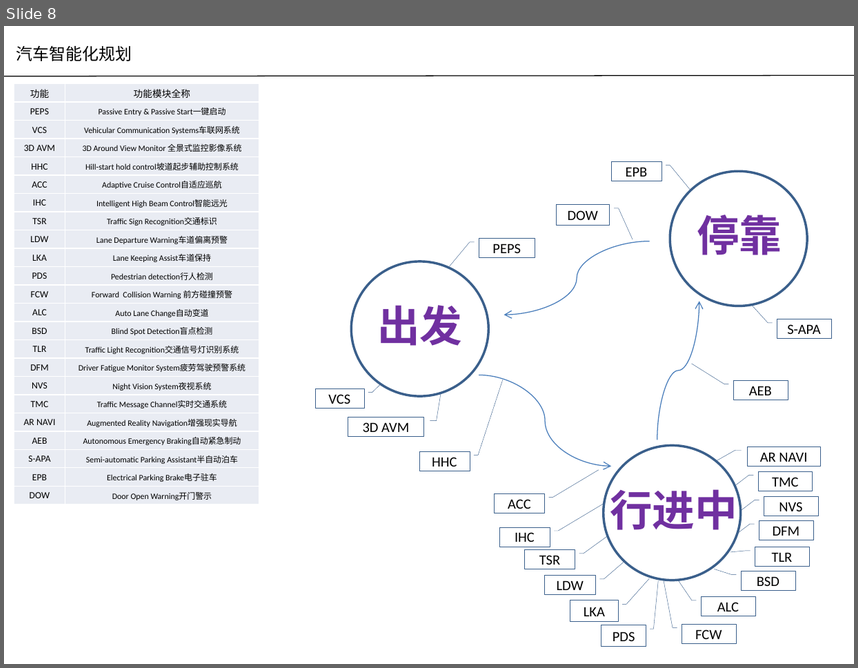
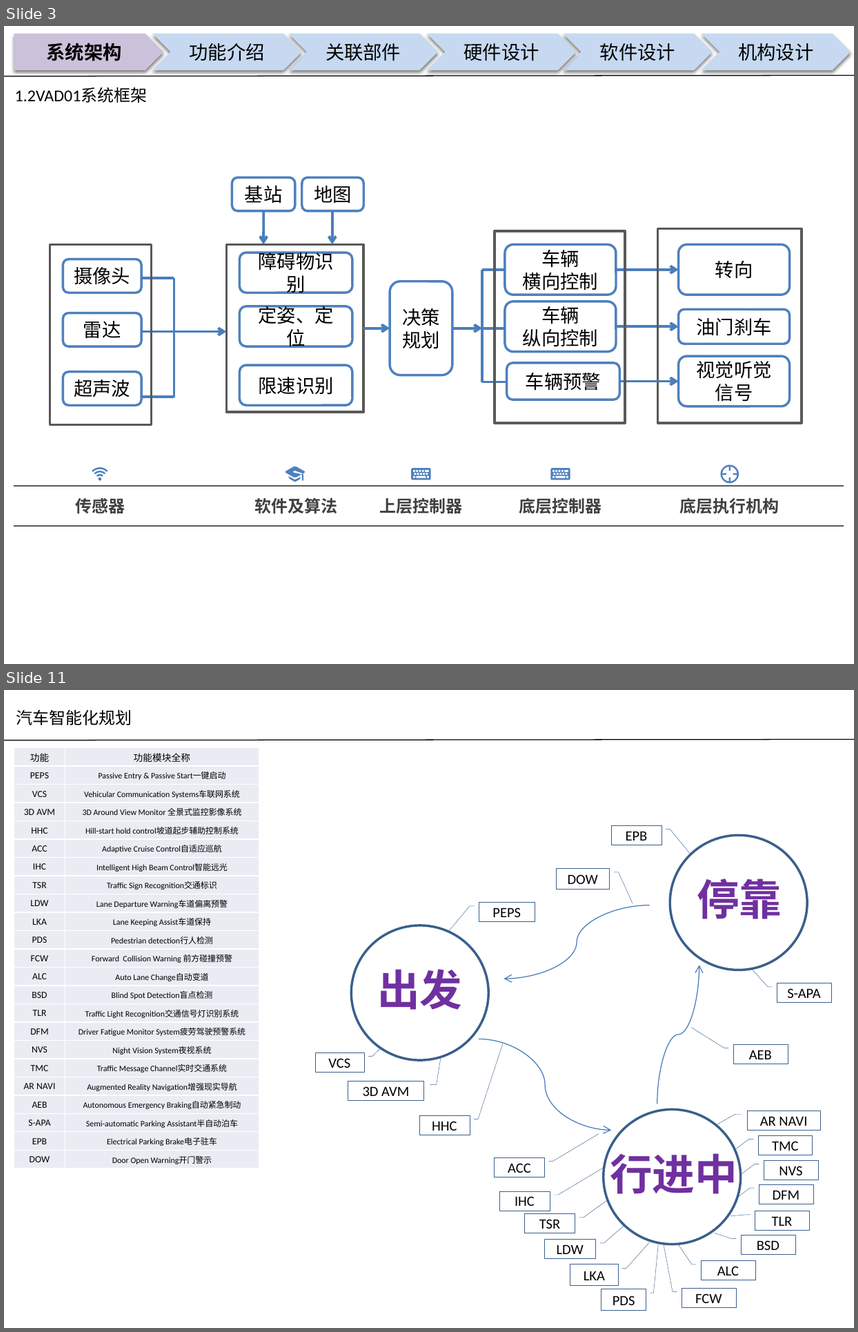
Before and after one commit to guruquan887/VAD01, a slide deck: 01需求分析/docs/specs/00APU设计构想书-VAD01-20180126.pptx. Shown one above the other, each under a label of ours: slide 8 before the commit, slides 3 and 11 after it; the slides between them are not shown. The pictures are 858x668 and 858x1332 pixels, drawn with LibreOffice and Linux fonts; fonts in the diff are those of the drawing; background and template pictures are left out. Boxes give left, top, right and bottom in pixels: in the first picture for what was removed or moved away, otherwise in the second. Text is boxed around its words. In the diff, an @@ line names an element or a change of style, - is before the commit and + after.

Commit message:
00APU设计构想书-VAD01-20180126
00APU设计构想书-VAD01-20180126

```diff
--- a/01需求分析/docs/specs/00APU设计构想书-VAD01-20180126.pptx
+++ b/01需求分析/docs/specs/00APU设计构想书-VAD01-20180126.pptx
@@ slide 3 added at (x1=4, y1=26, x2=854, y2=664), background picture (left out) @@
@@ pentagon arrow added at (x1=14, y1=34, x2=164, y2=70), fill #CCC1DA, 16 pt, text #000000, bold @@
+系统架构
@@ chevron added at (x1=152, y1=34, x2=301, y2=70), fill #C6D9F1, 16 pt, text #000000 @@
+功能介绍
@@ chevron added at (x1=289, y1=34, x2=439, y2=70), fill #C6D9F1, 16 pt, text #000000 @@
+关联部件
@@ chevron added at (x1=426, y1=34, x2=576, y2=70), fill #C6D9F1, 16 pt, text #000000 @@
+硬件设计
@@ chevron added at (x1=562, y1=34, x2=712, y2=70), fill #C6D9F1, 16 pt, text #000000 @@
+软件设计
@@ chevron added at (x1=701, y1=34, x2=851, y2=70), fill #C6D9F1, 16 pt, text #000000 @@
+机构设计
@@ line added from (4, 76) to (854, 75), #000000 0.75 pt @@
@@ text added at (x1=15, y1=87, x2=148, y2=103), 14 pt, text #000000 @@
+1.2VAD01系统框架
@@ group added at (x1=14, y1=177, x2=844, y2=526): 15 rounded rectangles, 11 lines, 8 arrows, 5 texts, 5 freeform shapes, 4 rectangles @@
+传感器
+软件及算法
+上层控制器
+底层控制器
+底层执行机构
+障碍物识别
+定姿、定位
+限速识别
+决策规划
+车辆
+纵向控制
+车辆
+横向控制
+摄像头
+雷达
+超声波
+油门刹车
+转向
+基站
+车辆预警
+视觉听觉信号
+地图
@@ what was slide 8 is now slide 11 @@
```
Also in this commit, not shown: 7 slides changed, 2 other slides added, 5 other files.
